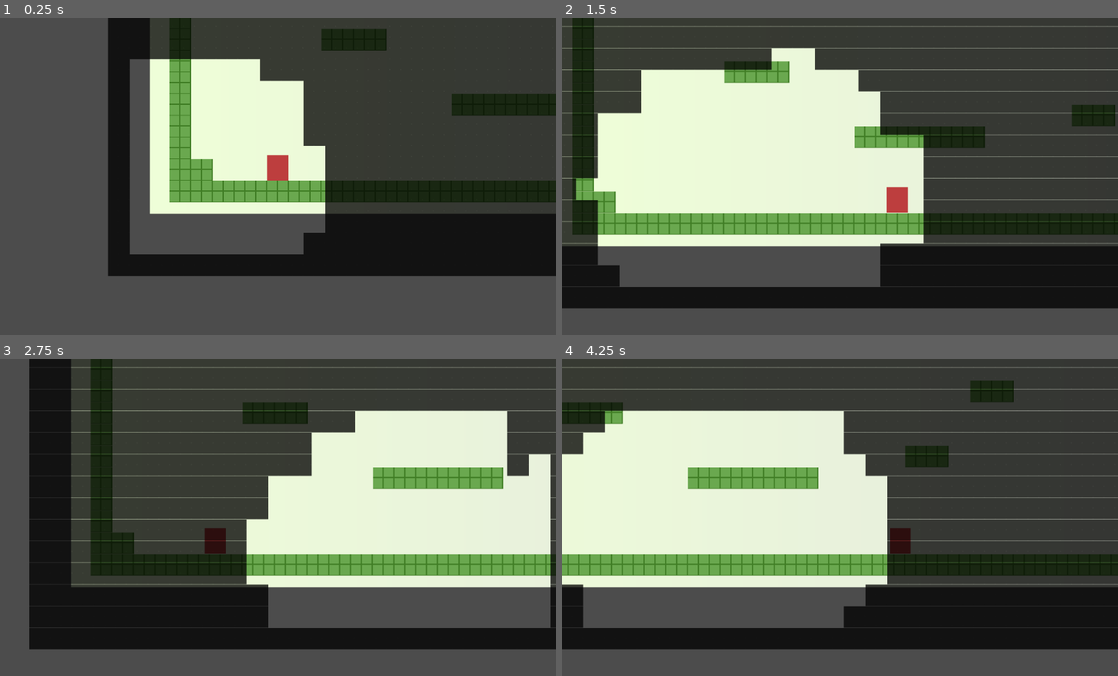
Above: before the commit, frames 1-4 (two rows, left to right).
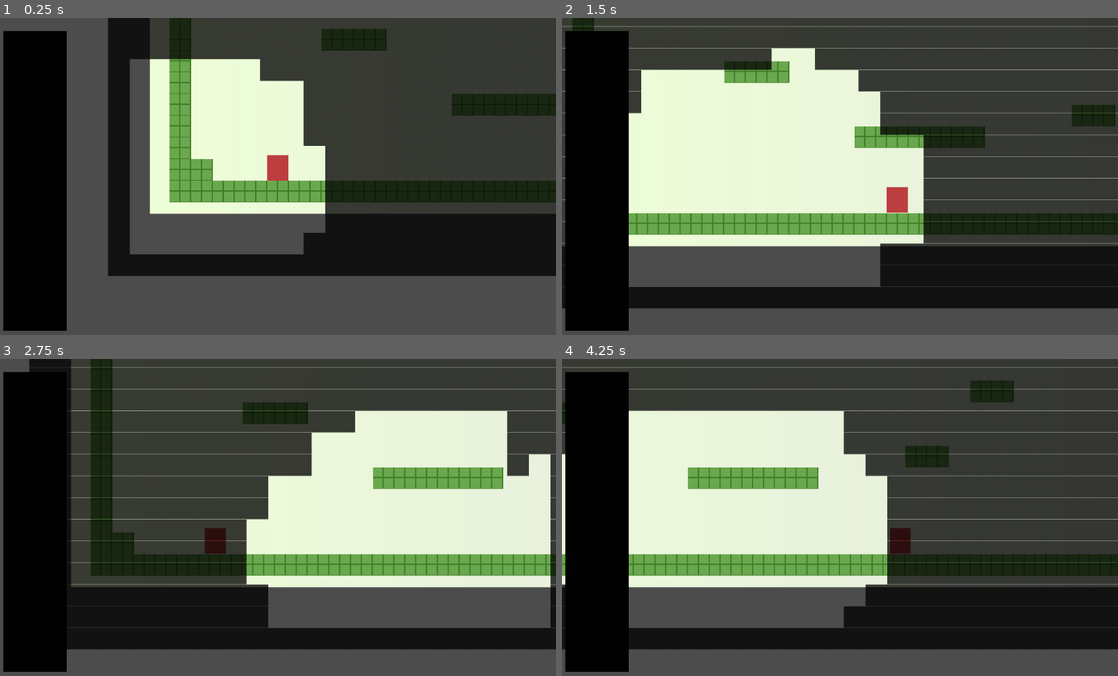
Above: after the commit, the same moments.

Repository: glitchcore/comfort
Game: Godot game, scene res://Scenes/BaseLevel.tscn
The game is run twice, just before and just after one commit, with the same random seed, the same clock (stepped at 60 frames per second) and the same inputs.
Inputs:
- Up to frame 1 (0.25 s): no input
- Up to frame 2 (1.5 s): hold Right (ui_right) from 0.53 s (still down); tap Space (jump) at 0.77 s
- Up to frame 3 (2.75 s): tap Space (jump) at 1.52 s; release Right (ui_right) at 2.03 s; hold Left (ui_left) from 2.03 s (still down)
- Up to frame 4 (4.25 s): release Left (ui_left) at 2.78 s; hold Right (ui_right) from 2.78 s (still down); tap Space (jump) at 3.02, 3.77 s

The runs differ from the first frame. In frame 1, 11% of the frame differs, in the area x 0-12%, y 4-99%; in frame 2, 9.0%; in frame 3, 5.0%; in frame 4, 9.7%.

Commit message:
add ui

Diff:
--- /dev/null
+++ b/Control.tscn
@@ -0,0 +1,12 @@
+[gd_scene load_steps=2 format=2]
+
+[sub_resource type="GradientTexture" id=1]
+
+[node name="Control" type="Control"]
+anchor_right = 1.0
+anchor_bottom = 1.0
+
+[node name="TouchScreenButton" type="TouchScreenButton" parent="."]
+position = Vector2( 6, 24 )
+scale = Vector2( 0.0571289, 553 )
+normal = SubResource( 1 )
--- a/Scenes/BaseLevel.tscn
+++ b/Scenes/BaseLevel.tscn
@@ -1,8 +1,9 @@
-[gd_scene load_steps=9 format=2]
+[gd_scene load_steps=10 format=2]
 
 [ext_resource path="res://Assets/ground.png" type="Texture" id=1]
 [ext_resource path="res://Actors/Player.tscn" type="PackedScene" id=2]
 [ext_resource path="res://Actors/SpaceDetector.tscn" type="PackedScene" id=3]
+[ext_resource path="res://Control.tscn" type="PackedScene" id=4]
 [ext_resource path="res://Actors/Space.tscn" type="PackedScene" id=5]
 
 [sub_resource type="Gradient" id=3]
@@ -59,3 +60,7 @@
 
 [node name="Space" parent="." instance=ExtResource( 5 )]
 position = Vector2( -113, 96 )
+
+[node name="ui" type="CanvasLayer" parent="."]
+
+[node name="Control" parent="ui" instance=ExtResource( 4 )]
